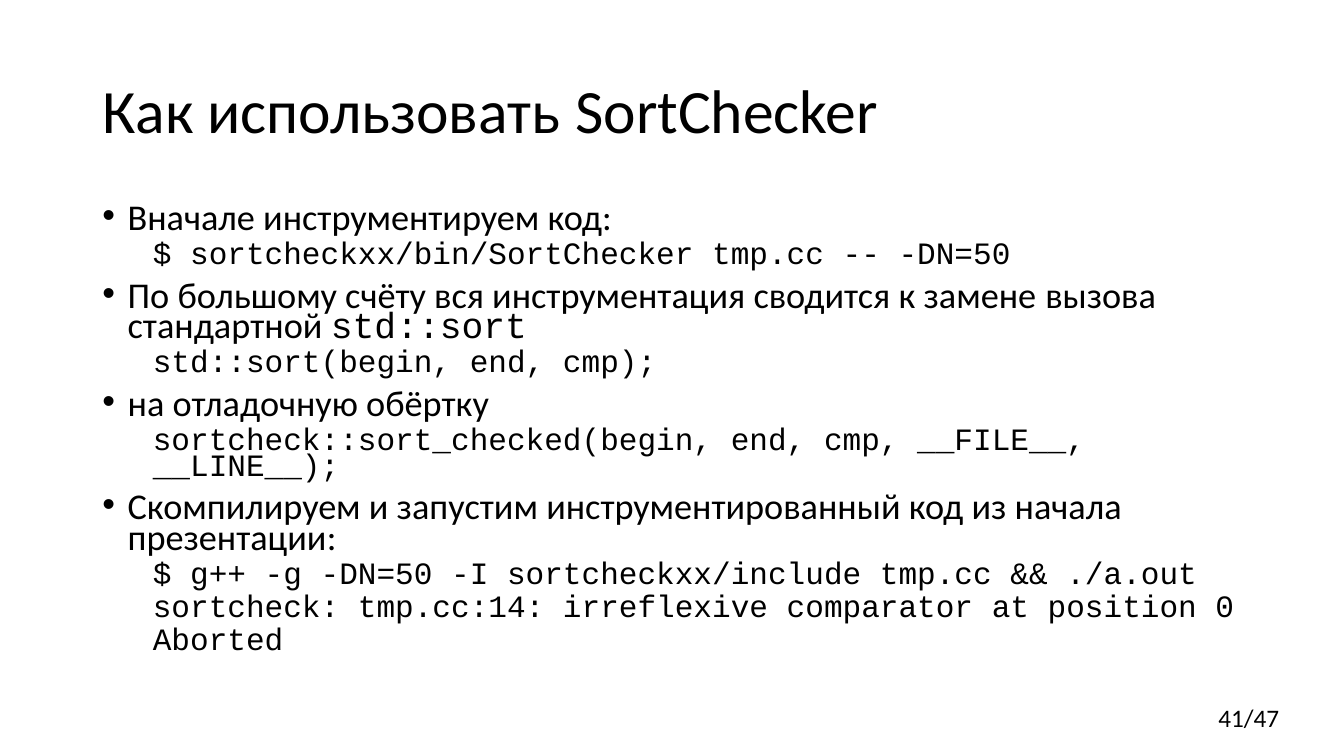
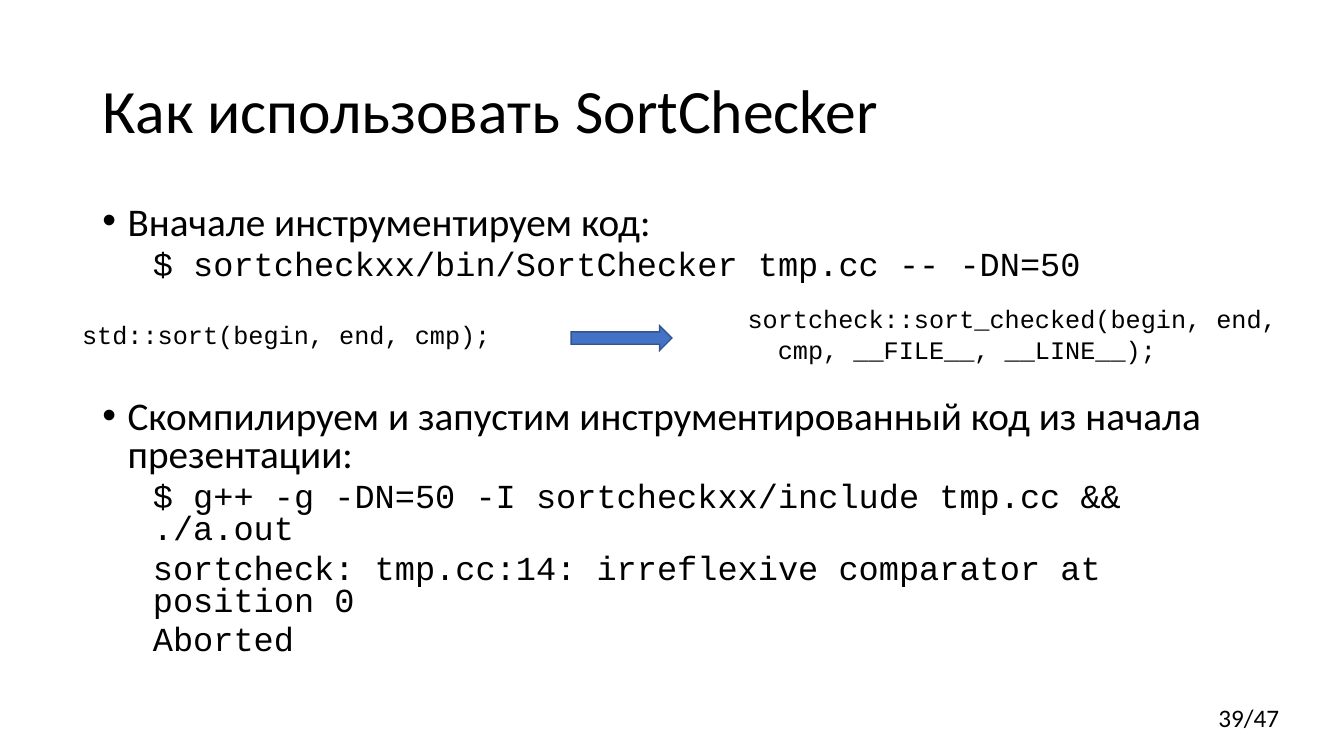
Before and after one commit to yugr/CppRussia, a slide deck: slide 39 of 2023/RU.pptx (slide 41 before the commit). Drawn at 1344x756 pixels with LibreOffice and Linux fonts; fonts in the diff are those of the drawing. Boxes give left, top, right and bottom in pixels: in the first picture for what was removed or moved away, otherwise in the second. Text is boxed around its words. In the diff, an @@ line names an element or a change of style, - is before the commit and + after.

```diff
--- a/2023/RU.pptx
+++ b/2023/RU.pptx
@@ text "Вначале инструментируем код:" at [128,211,1201,652]: size 25.9 to 28 pt in "Вначале инструментируем код:", "Скомпилируем и запустим инструментированный код из начала ..."; size 22.2 to 24 pt in "$ sortcheckxx/bin/SortChecker tmp.cc -- -DN=50", "$ g++ -g -DN=50 -I sortcheckxx/include tmp.cc ...", "sortcheck: tmp.cc:14: irreflexive comparator at position 0", "Aborted"; line spacing 0.7 to 0.8 @@
@@ text at [128,283,1156,483]: paragraphs removed @@
-• По большому счёту вся инструментация сводится к замене вызова стандартной std::sort
-  std::sort(begin, end, cmp);
-• на отладочную обёртку
-  sortcheck::sort_checked(begin, end, cmp, __FILE__, __LINE__);
@@ text added at [82,325,491,350], 18 pt, text #000000 @@
+std::sort(begin, end, cmp);
@@ right arrow added at [572,326,673,350], fill #4472C4, outline #325491 1 pt @@
@@ text added at [748,310,1277,365], 18 pt, text #000000 @@
+  sortcheck::sort_checked(begin, end,
+  cmp, __FILE__, __LINE__);
@@ page number at [1218,709,1279,728]: text changed @@
-41/47
+39/47
```
Also in this commit, not shown: 17 other slides changed, 3 slides added.
